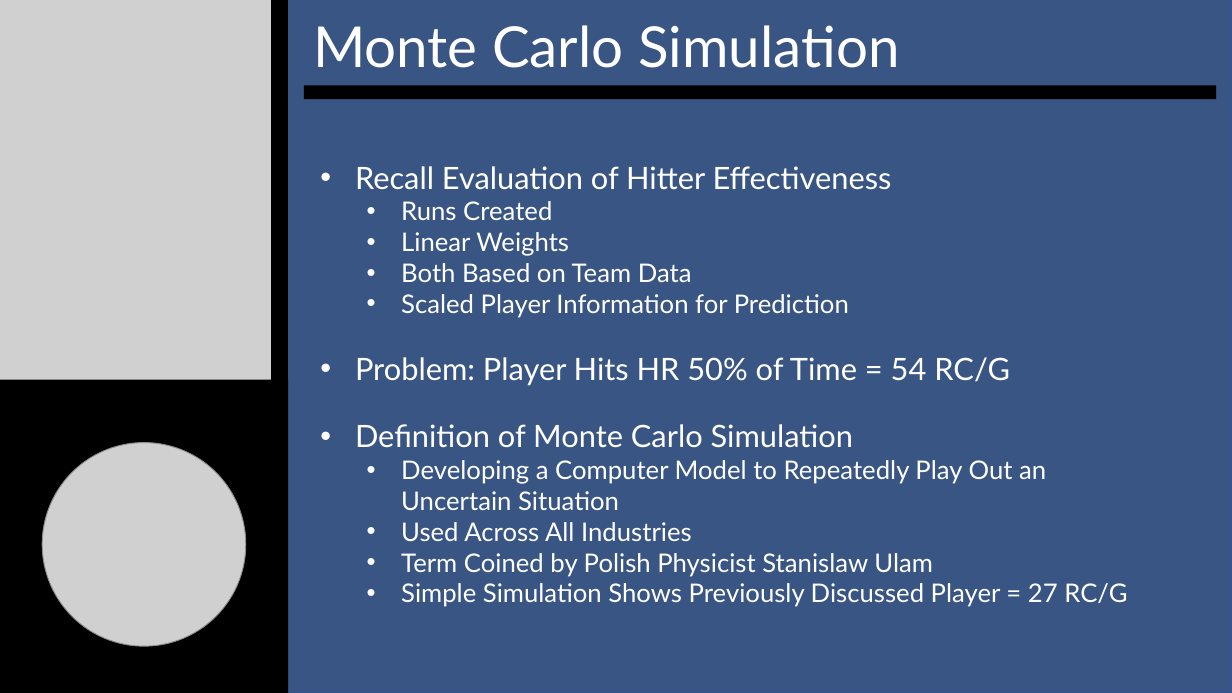
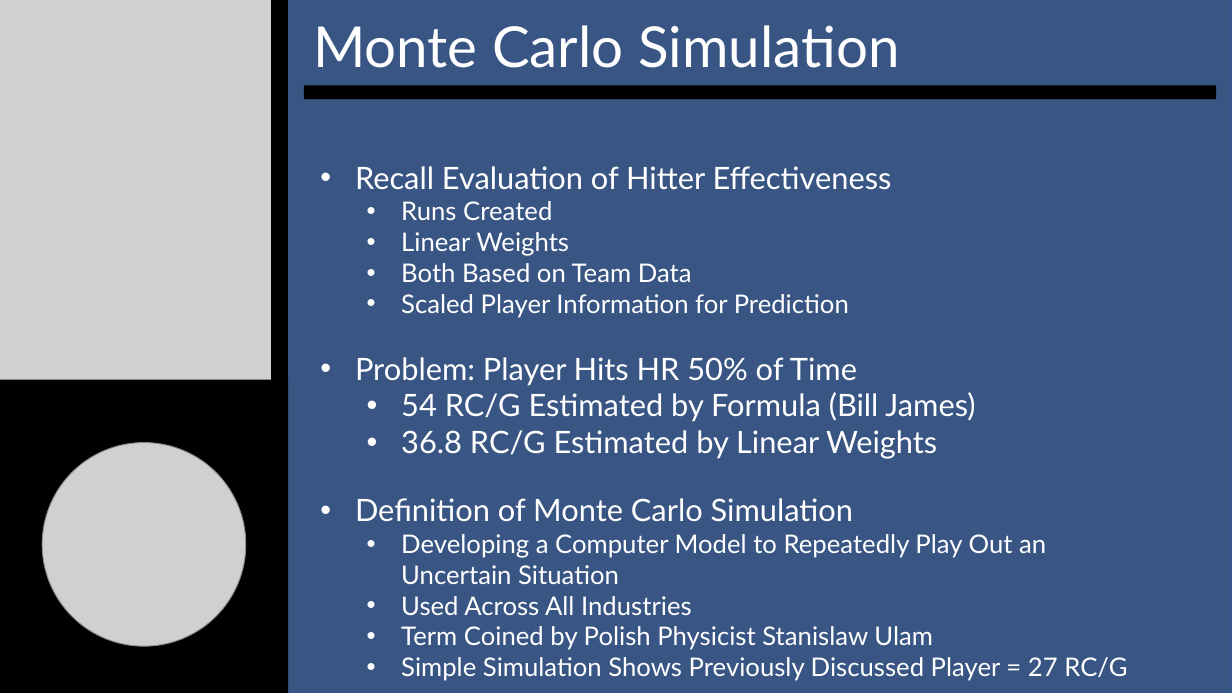
Before and after one commit to SuperMarioGiacomazzo/STOR538_WEBSITE, a slide deck: slide 2 of Slides/Baseball 4/Baseball_4_Lecture.pptx. Drawn at 1232x693 pixels with LibreOffice and Linux fonts; fonts in the diff are those of the drawing; grey boxes stand for pictures. Boxes give left, top, right and bottom in pixels: in the first picture for what was removed or moved away, otherwise in the second. Text is boxed around its words. In the diff, an @@ line names an element or a change of style, - is before the commit and + after.

```diff
--- a/Slides/Baseball 4/Baseball_4_Lecture.pptx
+++ b/Slides/Baseball 4/Baseball_4_Lecture.pptx
@@ text at box(355, 357, 975, 459): text changed @@
-• Problem: Player Hits HR 50% of Time = 54 RC/G
+• Problem: Player Hits HR 50% of Time
+  • 54 RC/G Estimated by Formula (Bill James)
+  • 36.8 RC/G Estimated by Linear Weights
```
Also in this commit, not shown: 7 other slides changed, 1 slide added, 1 slide removed, 3 other files.
